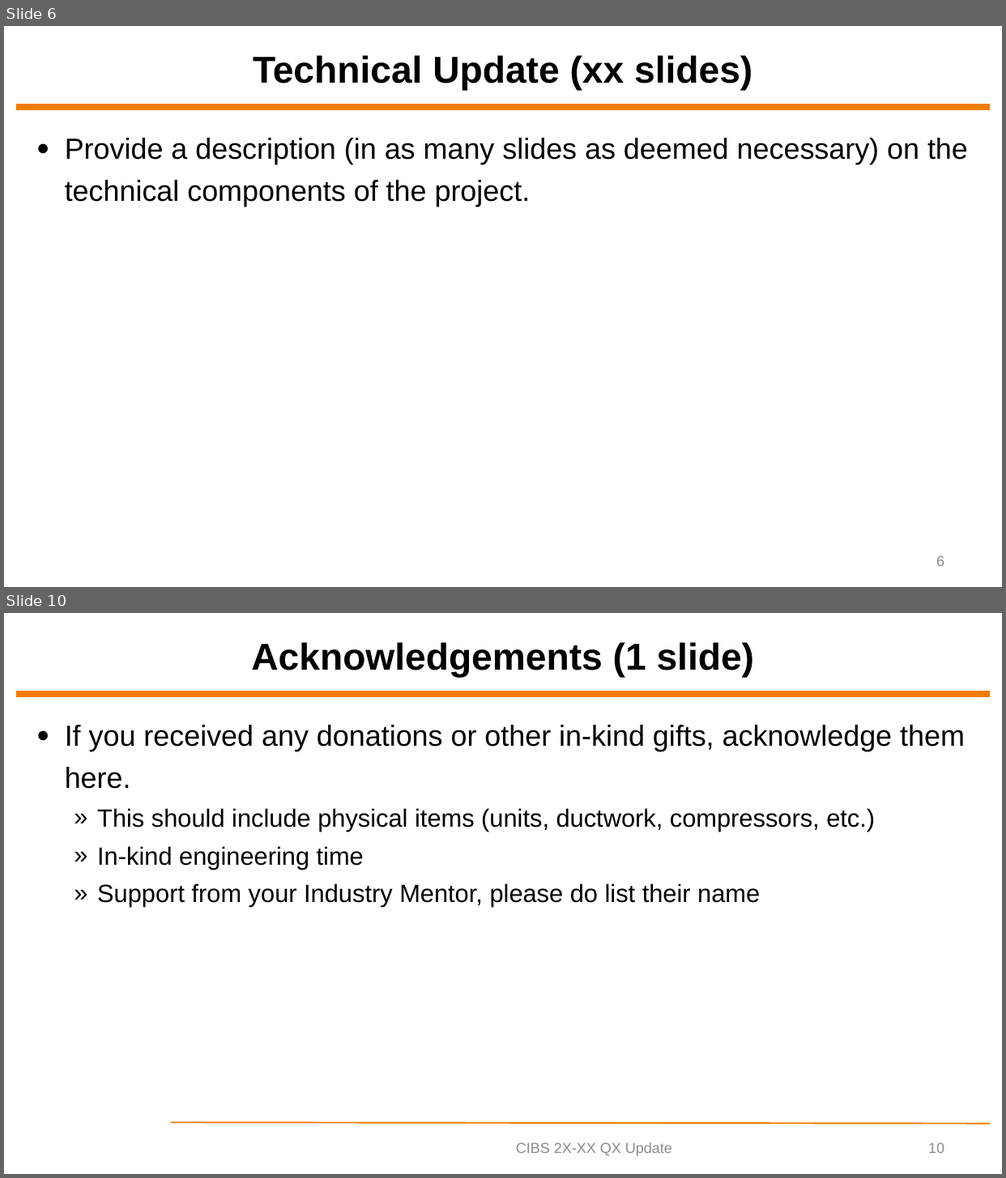
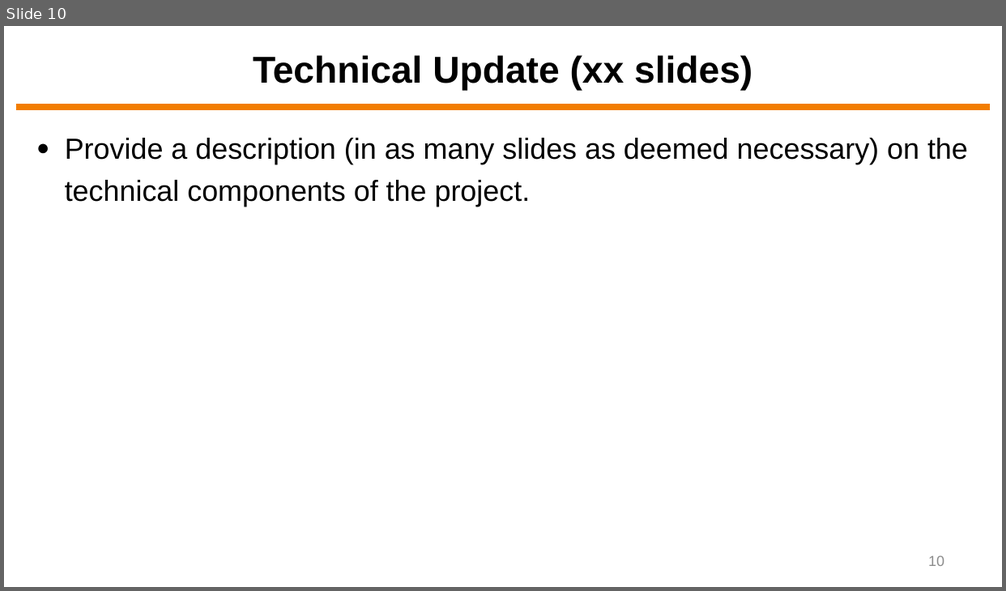
Before and after one commit to ytrivedi315/Final-Project-Yash-Trivedi, a slide deck: Final Presentation/ECEN5743 Final Project Presentation - YT.pptx. Shown one above the other, each under a label of ours: slides 6 and 10 before the commit, slide 10 after it; the slides between them are not shown. The pictures are 1006x1178 and 1006x591 pixels, drawn with LibreOffice and Linux fonts; fonts in the diff are those of the drawing; background and template pictures are left out. Boxes give left, top, right and bottom in pixels: in the first picture for what was removed or moved away, otherwise in the second. Text is boxed around its words. In the diff, an @@ line names an element or a change of style, - is before the commit and + after.

```diff
--- a/Final Presentation/ECEN5743 Final Project Presentation - YT.pptx
+++ b/Final Presentation/ECEN5743 Final Project Presentation - YT.pptx
@@ slide 10 removed at [4, 613, 1002, 1174], background #FFFFFF; not listed: 1 template element that a slide beside it also shows @@
@@ title removed at [251, 642, 755, 678] @@
-Acknowledgements (1 slide)
@@ text removed at [65, 725, 965, 907] @@
-● If you received any donations or other in-kind gifts, acknowledge them here.
-  » This should include physical items (units, ductwork, compressors, etc.)
-  » In-kind engineering time
-  » Support from your Industry Mentor, please do list their name
@@ line removed from (171, 1122) to (990, 1123) @@
@@ text removed at [516, 1143, 672, 1157] @@
-CIBS 2X-XX QX Update
@@ page number removed at [928, 1143, 944, 1153] @@
-10
@@ what was slide 6 is now slide 10 @@
@@ page number at [928, 556, 944, 566]: text changed @@
-6
+10
```
Also in this commit, not shown: 9 slides added, 9 other slides removed, 11 other files.
